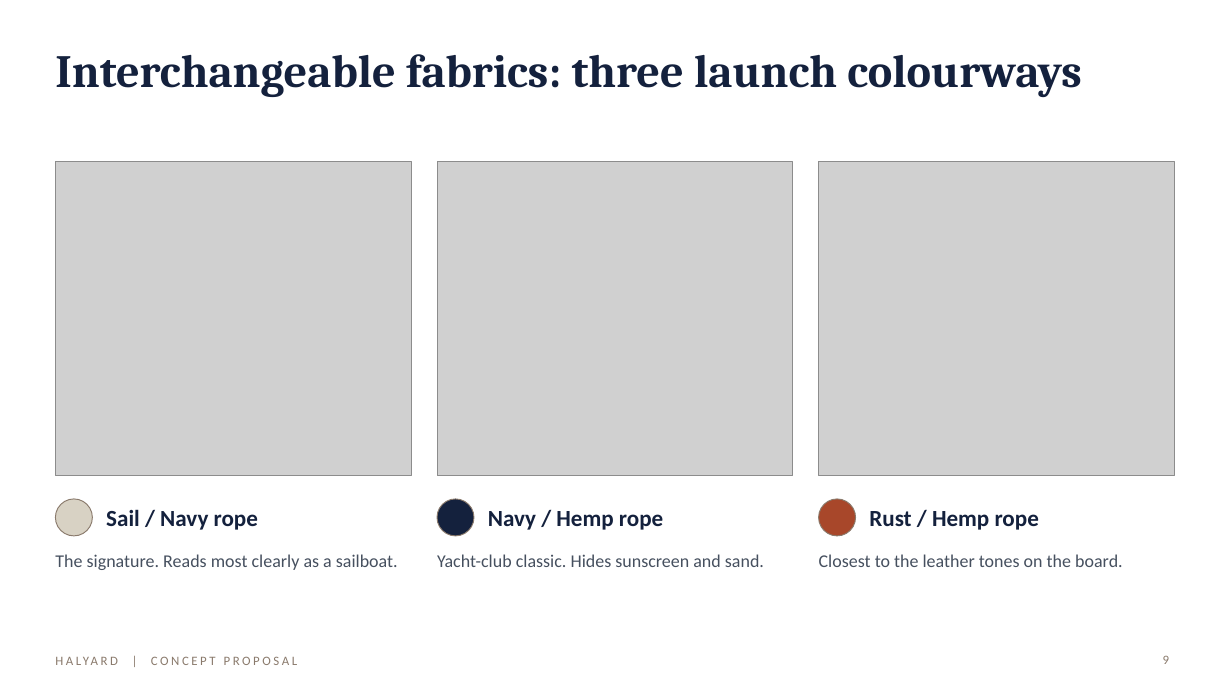
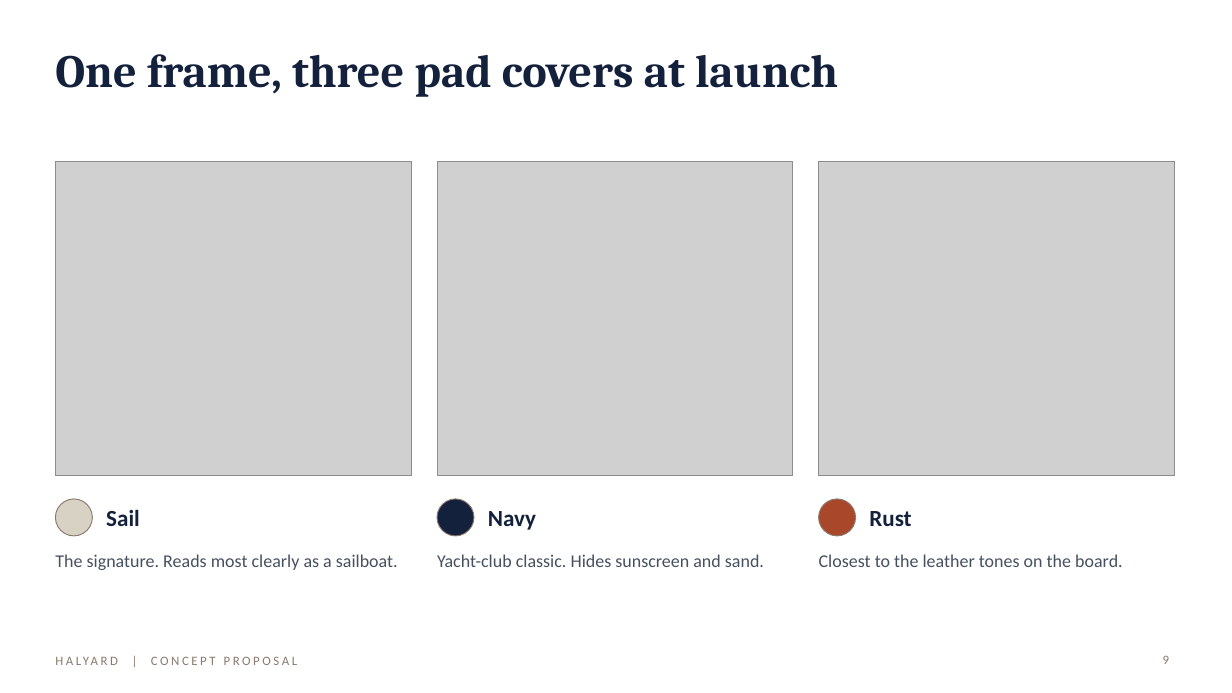
Before and after one commit to peterkaplan/hiking-games, a slide deck: slide 9 of beach-chair-render/Halyard-Beach-Club-Chair-Proposal.pptx. Drawn at 1232x693 pixels with LibreOffice and Linux fonts; fonts in the diff are those of the drawing; grey boxes stand for pictures. Boxes give left, top, right and bottom in pixels: in the first picture for what was removed or moved away, otherwise in the second. Text is boxed around its words. In the diff, an @@ line names an element or a change of style, - is before the commit and + after.

```diff
--- a/beach-chair-render/Halyard-Beach-Club-Chair-Proposal.pptx
+++ b/beach-chair-render/Halyard-Beach-Club-Chair-Proposal.pptx
@@ text at [55, 54, 838, 97]: text changed @@
-Interchangeable fabrics: three launch colourways
+One frame, three pad covers at launch
@@ text at [106, 509, 140, 526]: text changed @@
-Sail / Navy rope
+Sail
@@ text at [488, 511, 536, 530]: text changed @@
-Navy / Hemp rope
+Navy
@@ text at [869, 511, 911, 526]: text changed @@
-Rust / Hemp rope
+Rust
```
Also in this commit, not shown: 13 other slides changed, 12 other files.
